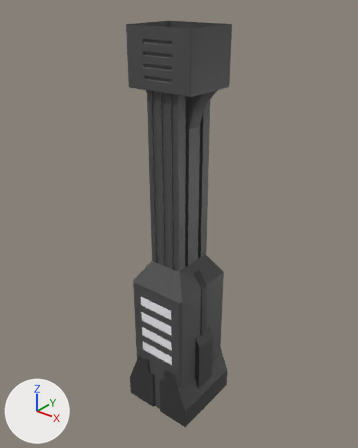
What one commit did to the FBX model WSRogue/Assets/Models/Module/SM_Pillar03.fbx.
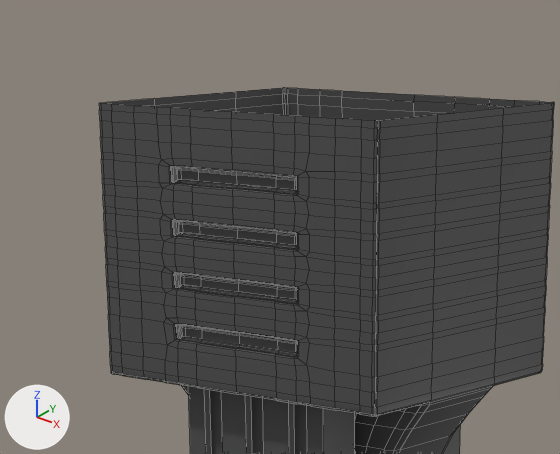
The first picture shows the older version from a 50 mm lens placed at (5.46, -6.85, 8.52), pointed at (-0.1, 0.1, 4.22). The close-ups show both versions on the part from 29% to 65% of the width and 0% to 24% of the height of that picture; other places that the commit changed are outside them. The axes (+X, +Y, +Z) are drawn at lower left. The lights are the same throughout. The close-ups show mesh edges as thin lines.
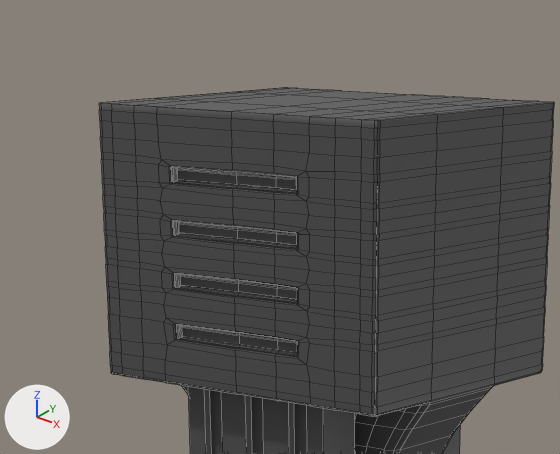
Location of each change, (x1, y1, x2, y2) in pixels of the close-ups (560 x 454 px):
```json
{"part": 1, "of": "me_cube_011", "change": "cut back", "before": [157, 107, 356, 416], "after": [104, 88, 553, 121]}
```

Edits to the scene script, one JSON object a line:
```json
{"block": "me_cube_011", "where": "# used by ob_cube_007; location = (0.0, 0.0, 0.0)"}
{"op": "remove", "block": "me_cube_011", "code": "me_cube_011.from_pydata(...)  # 2196 vertices, 2164 faces; spans x -0.69..0.65, y -0.56..0.56, z 5.99..7.92"}
{"op": "add", "block": "me_cube_011", "code": "me_cube_011.from_pydata(...)  # 1924 vertices, 1921 faces; spans x -0.69..0.65, y -0.56..0.56, z 5.99..7.92"}
{"block": "me_cube_011", "change": "me_cube_011 part 1: 312 vertices removed from x -0.32..0.28, y -0.56..-0.15, z 5.99..7.92; 40 vertices added at x -0.68..0.64, y -0.55..0.55, z 7.92"}
```
